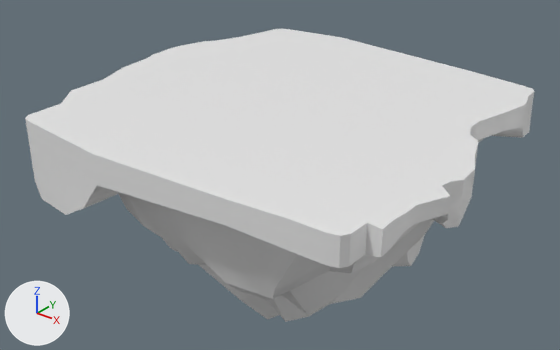
Before and after pictures for a commit that changed the OBJ model ProjectAV/Models/wyspy_0606/wyspa_mala.obj.
One viewpoint serves both versions: a camera (50 mm lens) standing at (57.8, -69.7, 34.5) and looking at (-0.9, 3.7, -11.1). Lighting does not change. The marker at lower left points along +X, +Y and +Z. Where no turn or scale is listed for an object, it has been applied to the vertices.

Script lines for the objects in view, before the commit:
```python
mat_wyspa_mala = principled_material('wyspa_mala')
mat_wyspa_mala.base_color = (0.8, 0.8, 0.8)  # white #e7e7e7
me_landscape_011 = bpy.data.meshes.new('Landscape.011')
me_landscape_011.from_pydata(...)  # 459 vertices, 929 faces; spans x -26.8..29.4, y -23.1..30.6, z -28.1..0.3
me_landscape_011.materials.append(mat_wyspa_mala)  # white #e7e7e7
ob_landscape_011 = bpy.data.objects.new('Landscape.011', me_landscape_011)
ob_landscape_011.location = (0.0, 0.0, 0.0)
```
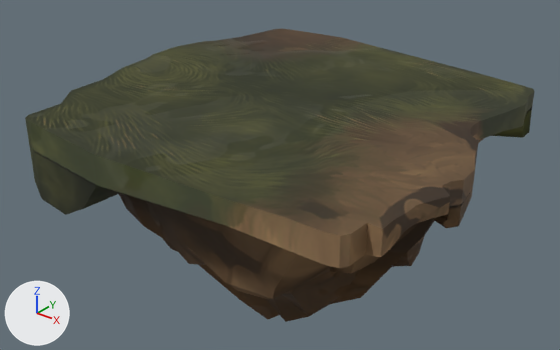
The newer file is also turned or shifted as a whole; pictures and numbers use the older file's frame.

The change, as a list of edits to the scene's bpy script:
```text
Add img_wyspa_mala_normal_directx_png:
    img_wyspa_mala_normal_directx_png = load_image('wyspa_mala_Normal_DirectX.png', 'wyspa_mala_Normal_DirectX.png', 2048, 2048, 'sRGB')
Add img_wyspa_mala_base_color_png:
    img_wyspa_mala_base_color_png = load_image('wyspa_mala_Base_color.png', 'wyspa_mala_Base_color.png', 2048, 2048, 'sRGB')
Add img_wyspa_mala_roughness_png:
    img_wyspa_mala_roughness_png = load_image('wyspa_mala_Roughness.png', 'wyspa_mala_Roughness.png', 2048, 2048, 'sRGB')
Change mat_wyspa_mala:
    add n2 = _N.new('ShaderNodeTexImage'); n2.name = 'Image Texture'
    add n2.image = img_wyspa_mala_base_color_png
    add n3 = _N.new('ShaderNodeTexImage'); n3.name = 'Image Texture.001'
    add n3.image = img_wyspa_mala_roughness_png
    add n4 = _N.new('ShaderNodeTexImage'); n4.name = 'Image Texture.002'
    add n4.image = img_wyspa_mala_normal_directx_png
    add n5 = _N.new('ShaderNodeNormalMap'); n5.name = 'Normal Map'
    where n0 = _N.new('ShaderNodeBsdfPrincipled'); n0.name = 'Principled BSDF'
    add _L.new(n2.outputs[0], n0.inputs[0])  # 'Color' to 'Base Color'
    add _L.new(n3.outputs[0], n0.inputs[2])  # 'Color' to 'Roughness'
    add _L.new(n4.outputs[0], n5.inputs[1])  # 'Color' to 'Color'
    add _L.new(n5.outputs[0], n0.inputs[5])  # 'Normal' to 'Normal'
```

Location of each change, [x1, y1, x2, y2] in pixels of the pictures (560 x 350 px):
'Landscape.011', surface changed
    both: [25, 28, 534, 322]
